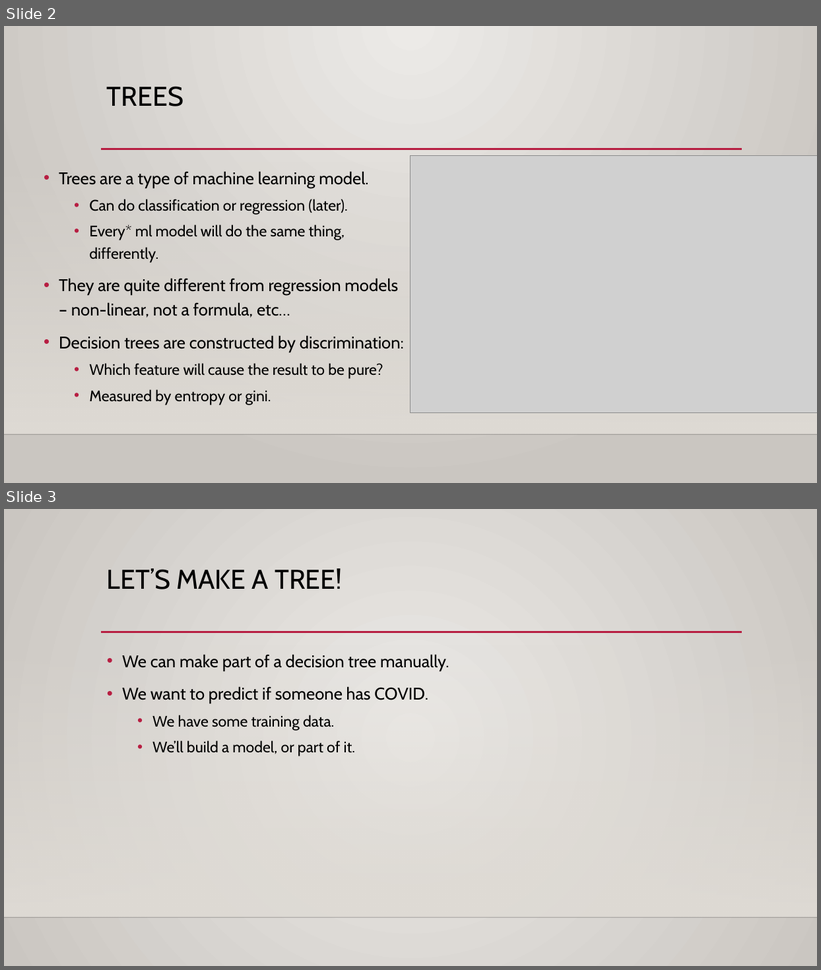
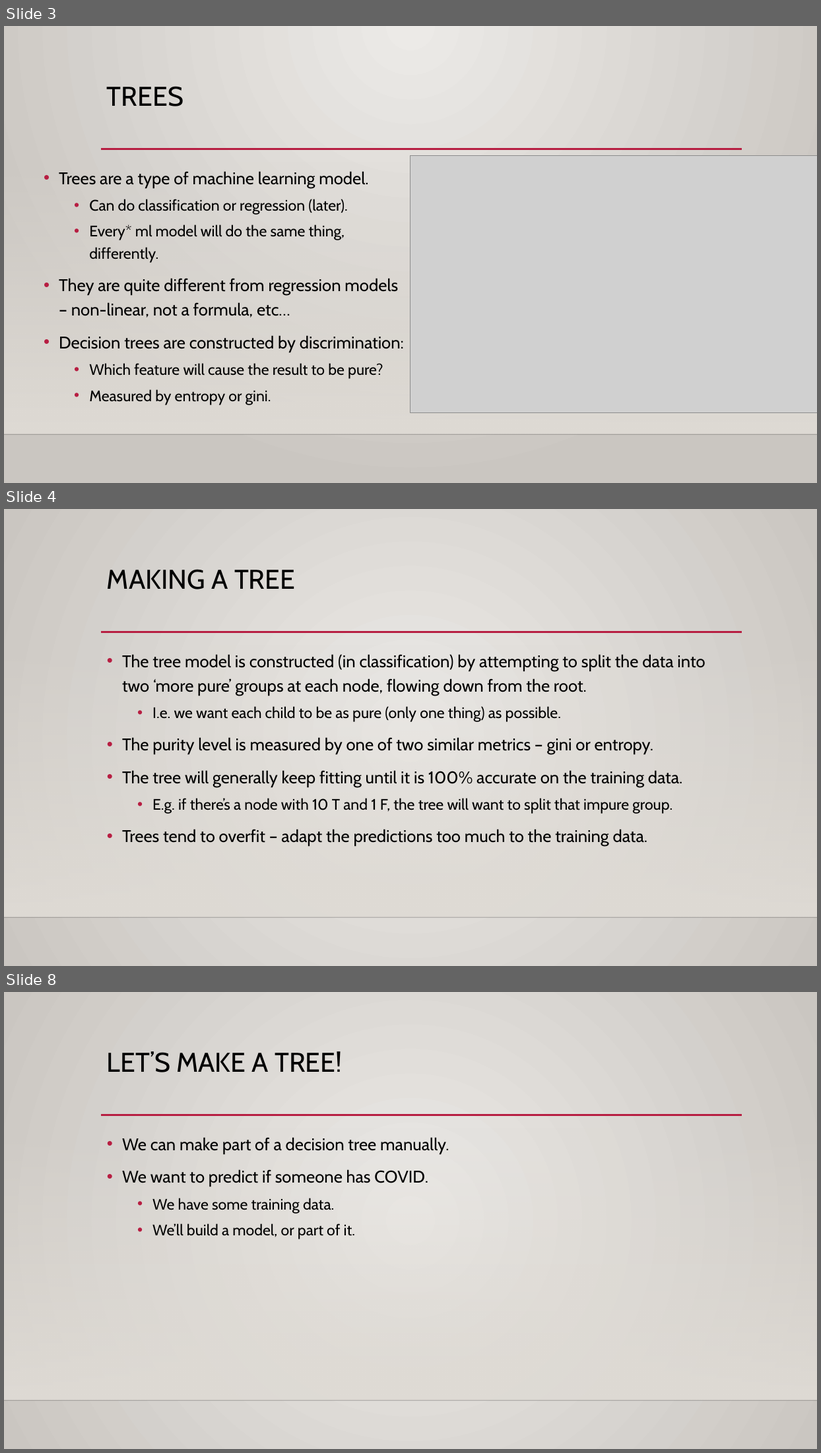
Before and after one commit to glennybarnes/Intro_to_Machine_Learning_Students, a slide deck: reference_content/Slides/002a_tree_review_step_by_step.pptx. Shown one above the other, each under a label of ours: slides 2 and 3 before the commit, slides 3, 4 and 8 after it; the slides between them are not shown. The pictures are 821x970 and 821x1453 pixels, drawn with LibreOffice and Linux fonts; fonts in the diff are those of the drawing; grey boxes stand for pictures; background and template pictures are left out. Boxes give left, top, right and bottom in pixels: in the first picture for what was removed or moved away, otherwise in the second. Text is boxed around its words. In the diff, an @@ line names an element or a change of style, - is before the commit and + after.

```diff
--- a/reference_content/Slides/002a_tree_review_step_by_step.pptx
+++ b/reference_content/Slides/002a_tree_review_step_by_step.pptx
@@ slide 4 added at box(4, 509, 817, 966), background gradient #ECEAE7 to #CAC7C1; not listed: 3 template elements that a slide beside it also shows @@
@@ title added at box(107, 569, 295, 590), 32 pt, text #000000 @@
+MAKING A TREE
@@ text added at box(122, 654, 705, 846), 20 pt, text #000000 @@
+• The tree model is constructed (in classification) by attempting to split the data into two ‘more pure’ groups at each node, flowing down from the root.
+  • I.e. we want each child to be as pure (only one thing) as possible.
+• The purity level is measured by one of two similar metrics – gini or entropy.
+• The tree will generally keep fitting until it is 100% accurate on the training data.
+  • E.g. if there’s a node with 10 T and 1 F, the tree will want to split that impure group.
+• Trees tend to overfit – adapt the predictions too much to the training data.
@@ what was slide 2 is now slide 3 @@
@@ what was slide 3 is now slide 8 @@
```
Also in this commit, not shown: 1 slide changed, 4 other slides added.
